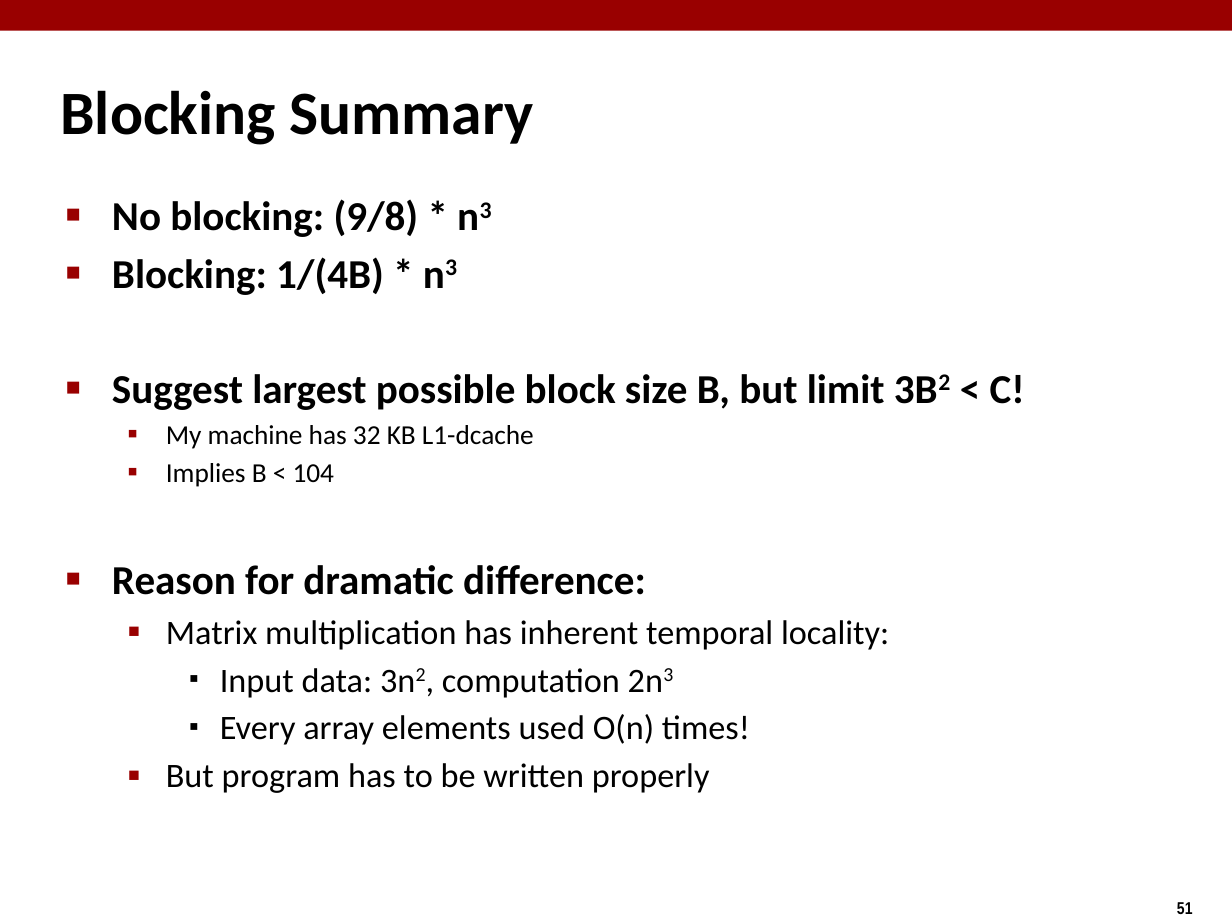
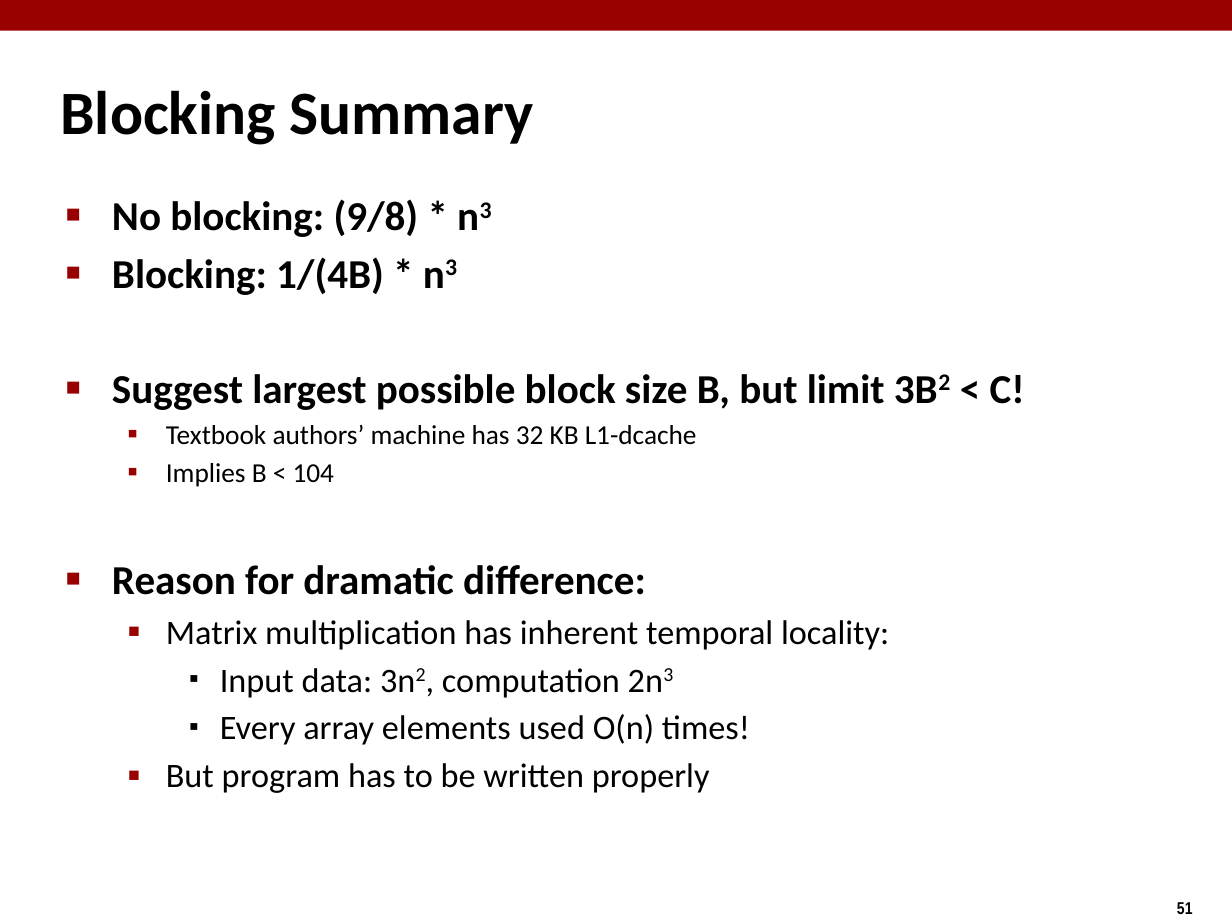
Before and after one commit to diku-compSys/compSys-e2021-pub, a slide deck: slide 51 of lectures/210927_caching/caching.odp. Drawn at 1232x924 pixels with LibreOffice and Linux fonts; fonts in the diff are those of the drawing. Boxes give left, top, right and bottom in pixels: in the first picture for what was removed or moved away, otherwise in the second. Text is boxed around its words. In the diff, an @@ line names an element or a change of style, - is before the commit and + after.

```diff
--- a/lectures/210927_caching/caching.odp
+++ b/lectures/210927_caching/caching.odp
@@ text at [166,425,697,445]: text changed @@
-  ▪ My machine has 32 KB L1-dcache
+  ▪ Textbook authors’ machine has 32 KB L1-dcache
```
Also in this commit, not shown: 12 other slides changed, 1 other file.
